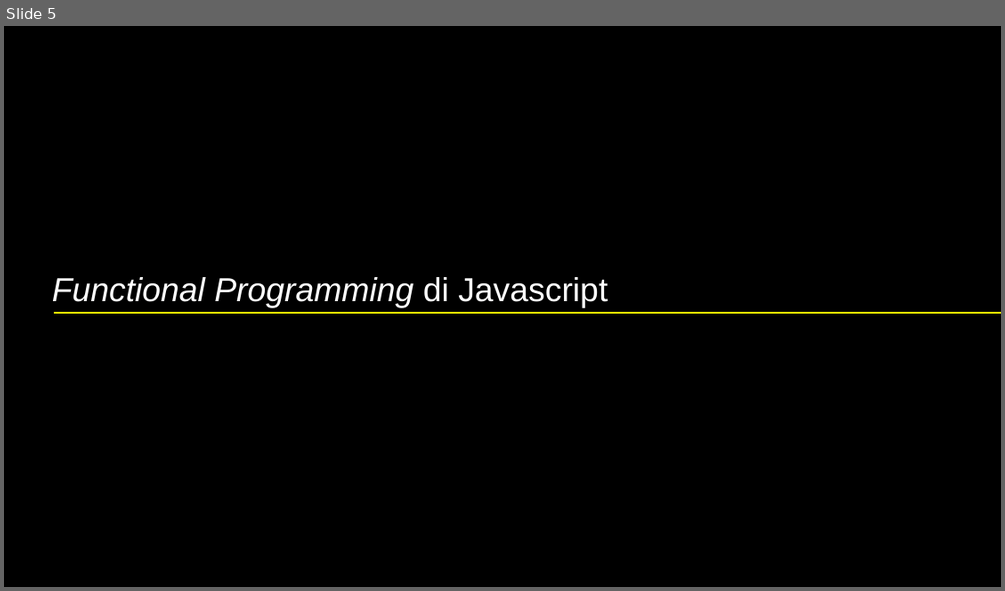
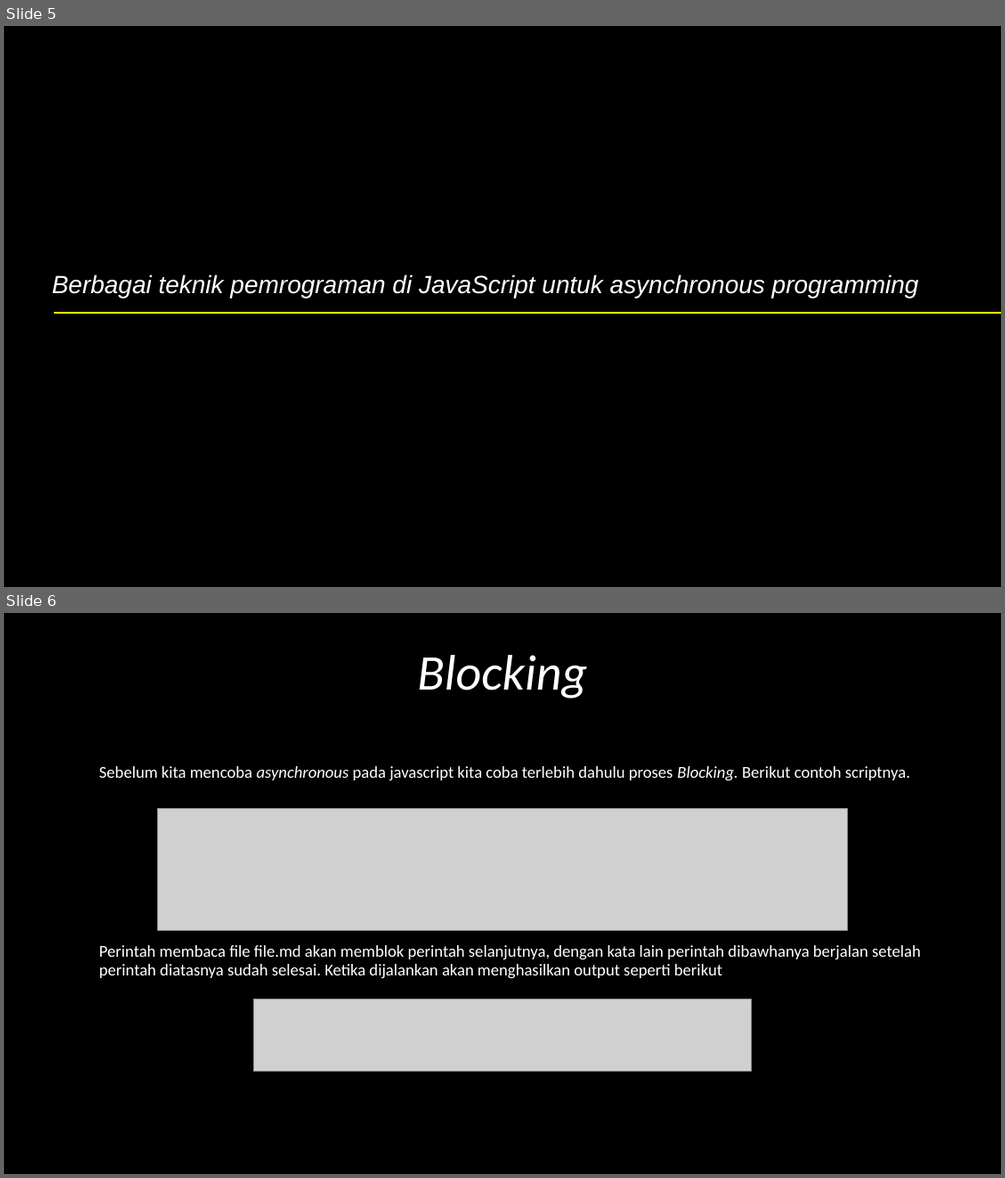
Before and after one commit to mahendrafajar17/axarschool, a slide deck: Backend/Modul 5.pptx. Shown one above the other, each under a label of ours: slide 5 before the commit, slides 5 and 6 after it. The pictures are 1005x591 and 1005x1178 pixels, drawn with LibreOffice and Linux fonts; fonts in the diff are those of the drawing; grey boxes stand for pictures. Boxes give left, top, right and bottom in pixels: in the first picture for what was removed or moved away, otherwise in the second. Text is boxed around its words. In the diff, an @@ line names an element or a change of style, - is before the commit and + after.

```diff
--- a/Backend/Modul 5.pptx
+++ b/Backend/Modul 5.pptx
@@ slide 6 added at [4,613,1001,1174], background #000000 @@
@@ title added at [417,655,587,698], 36 pt, text #FFFFFF, italic @@
+Blocking
@@ text added at [99,766,910,780], 12 pt, text #FFFFFF @@
+Sebelum kita mencoba asynchronous pada javascript kita coba terlebih dahulu proses Blocking. Berikut contoh scriptnya.
@@ picture added at [157,809,848,930] @@
@@ text added at [99,945,921,978], 12 pt, text #FFFFFF @@
+Perintah membaca file file.md akan memblok perintah selanjutnya, dengan kata lain perintah dibawhanya berjalan setelah perintah diatasnya sudah selesai. Ketika dijalankan akan menghasilkan output seperti berikut
@@ picture added at [254,998,752,1071] @@
@@ slide 5 changed as well @@
@@ text at [52,274,919,297]: text changed; size 24 to 18 pt @@
-Functional Programming di Javascript
+Berbagai teknik pemrograman di JavaScript untuk asynchronous programming
```
Also in this commit, not shown: 3 other slides changed, 5 other slides added, 4 slides removed, 3 other files.
